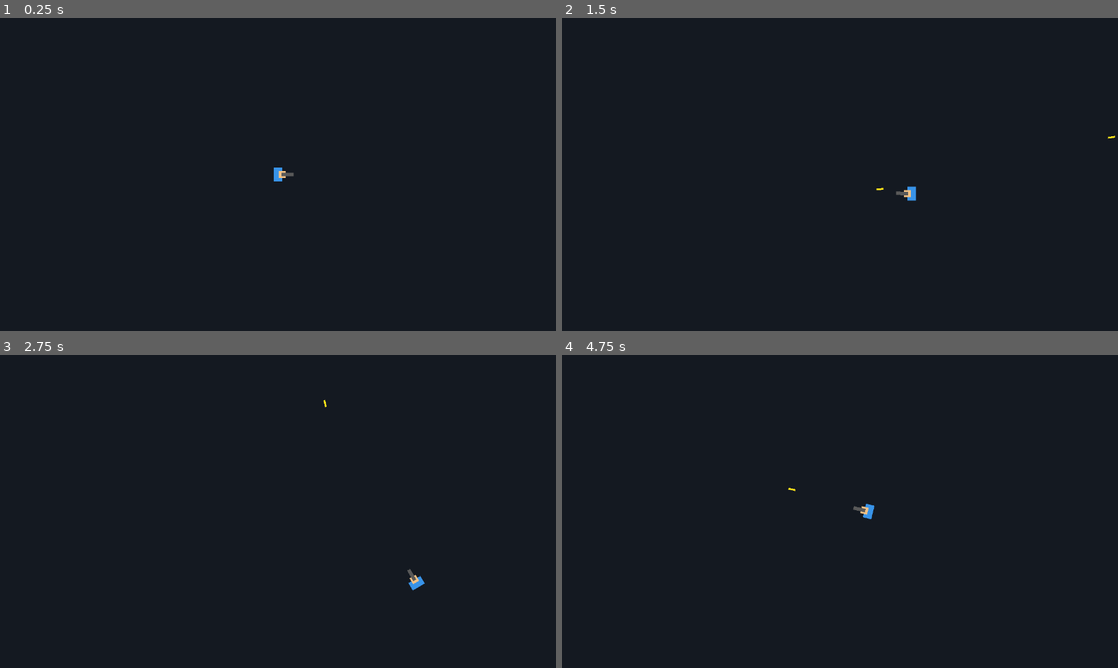
Above: before the commit, frames 1-4 (two rows, left to right).
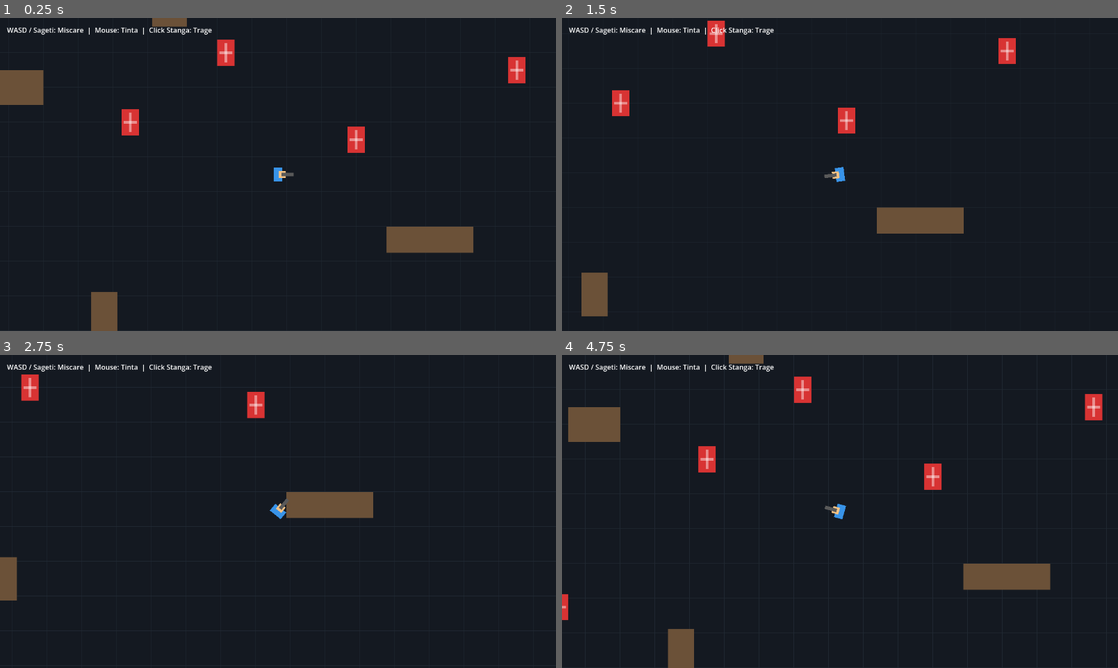
Above: after the commit, the same moments.

Repository: BosRegele/rustyrodut
Game: Godot game, scene res://main.tscn
The game is run twice, just before and just after one commit, with the same random seed, the same clock (stepped at 60 frames per second) and the same inputs. The project has no main scene, so this scene is started directly.
Inputs (mouse positions are in pixels of both pictures, inside the frame that each line leads up to):
- Up to frame 1 (0.25 s): no input
- Up to frame 2 (1.5 s): tap Enter at 0.5 s; move the mouse to (962, 158) at 0.52 s; hold Right (ui_right) 0.53-1.28 s; click (962, 158) at 0.67 s; move the mouse to (728, 190) at 1.27 s; hold Down (ui_down) from 1.28 s (still down); click (728, 190) at 1.42 s
- Up to frame 3 (2.75 s): move the mouse to (333, 442) at 2.02 s; release Down (ui_down) at 2.03 s; hold Right (ui_right) from 2.03 s (still down); click (333, 442) at 2.17 s
- Up to frame 4 (4.75 s): move the mouse to (812, 574) at 2.77 s; release Right (ui_right) at 2.78 s; hold Up (ui_up) 2.78-3.53 s; click (812, 574) at 2.92 s; move the mouse to (1006, 558) at 3.52 s; hold Left (ui_left) from 3.53 s (still down); click (1006, 558) at 3.67 s; move the mouse to (673, 464) at 4.27 s; click (673, 464) at 4.42 s

The runs differ from the first frame. In frame 1, 4.3% of the frame differs, in the area x 0-95%, y 0-100%; in frame 2, 3.5%; in frame 3, 2.8%; in frame 4, 4.8%, in the area x 0-98%, y 0-100%.

Commit message:
Add full test scene with camera, obstacles, destructible targets
- main.tscn: 3000x2000 world, grid background, 4 walls, 4 obstacles, 8 targets, HUD with controls
- target.tscn/gd: StaticBody2D with 3 HP, changes color red->orange->yellow before destroying
- bullet.gd: detects collision with targets and walls, calls hit() then self-destructs
- player.tscn: added Camera2D with world limits, fixed collision layers
- Collision layers: player=1, walls/obstacles=2, targets=4, bullets=8 (mask=6)

Co-Authored-By: Claude Sonnet 4.6 <noreply@anthropic.com>

Diff:
--- a/bullet.gd
+++ b/bullet.gd
@@ -1,8 +1,16 @@
 extends Area2D
 
 const SPEED := 700.0
+
+func _ready() -> void:
+	body_entered.connect(_on_body_entered)
 
 func _process(delta: float) -> void:
 	position += Vector2(cos(rotation), sin(rotation)) * SPEED * delta
 	if not get_viewport_rect().grow(200.0).has_point(global_position):
 		queue_free()
+
+func _on_body_entered(body: Node) -> void:
+	if body.has_method("hit"):
+		body.hit()
+	queue_free()
--- a/bullet.tscn
+++ b/bullet.tscn
@@ -6,6 +6,8 @@
 radius = 4.0
 
 [node name="Bullet" type="Area2D"]
+collision_layer = 8
+collision_mask = 6
 script = ExtResource("1")
 
 [node name="CollisionShape2D" type="CollisionShape2D" parent="."]
--- /dev/null
+++ b/main.gd
@@ -0,0 +1,12 @@
+extends Node2D
+
+const WORLD_W := 3000
+const WORLD_H := 2000
+const GRID := 80
+
+func _draw() -> void:
+	draw_rect(Rect2(0, 0, WORLD_W, WORLD_H), Color(0.08, 0.1, 0.13))
+	for x in range(0, WORLD_W + 1, GRID):
+		draw_line(Vector2(x, 0), Vector2(x, WORLD_H), Color(0.13, 0.16, 0.2), 1.0)
+	for y in range(0, WORLD_H + 1, GRID):
+		draw_line(Vector2(0, y), Vector2(WORLD_W, y), Color(0.13, 0.16, 0.2), 1.0)
--- a/main.tscn
+++ b/main.tscn
@@ -1,8 +1,156 @@
-[gd_scene load_steps=2 format=3]
+[gd_scene load_steps=10 format=3]
 
-[ext_resource type="PackedScene" path="res://player.tscn" id="1"]
+[ext_resource type="Script" path="res://main.gd" id="1_main"]
+[ext_resource type="PackedScene" path="res://player.tscn" id="2_player"]
+[ext_resource type="PackedScene" path="res://target.tscn" id="3_target"]
+
+[sub_resource type="RectangleShape2D" id="1_wall_h"]
+size = Vector2(3000, 40)
+
+[sub_resource type="RectangleShape2D" id="2_wall_v"]
+size = Vector2(40, 2000)
+
+[sub_resource type="RectangleShape2D" id="3_obs1"]
+size = Vector2(120, 80)
+
+[sub_resource type="RectangleShape2D" id="4_obs2"]
+size = Vector2(80, 120)
+
+[sub_resource type="RectangleShape2D" id="5_obs3"]
+size = Vector2(200, 60)
+
+[sub_resource type="RectangleShape2D" id="6_obs4"]
+size = Vector2(60, 100)
 
 [node name="Main" type="Node2D"]
+script = ExtResource("1_main")
 
-[node name="Player" parent="." instance=ExtResource("1")]
-position = Vector2(640, 360)
+[node name="Walls" type="Node2D" parent="."]
+
+[node name="WallTop" type="StaticBody2D" parent="Walls"]
+collision_layer = 2
+position = Vector2(1500, 20)
+
+[node name="CollisionShape2D" type="CollisionShape2D" parent="Walls/WallTop"]
+shape = SubResource("1_wall_h")
+
+[node name="Visual" type="Polygon2D" parent="Walls/WallTop"]
+polygon = PackedVector2Array(-1500, -20, 1500, -20, 1500, 20, -1500, 20)
+color = Color(0.38, 0.43, 0.48, 1)
+
+[node name="WallBottom" type="StaticBody2D" parent="Walls"]
+collision_layer = 2
+position = Vector2(1500, 1980)
+
+[node name="CollisionShape2D" type="CollisionShape2D" parent="Walls/WallBottom"]
+shape = SubResource("1_wall_h")
+
+[node name="Visual" type="Polygon2D" parent="Walls/WallBottom"]
+polygon = PackedVector2Array(-1500, -20, 1500, -20, 1500, 20, -1500, 20)
+color = Color(0.38, 0.43, 0.48, 1)
+
+[node name="WallLeft" type="StaticBody2D" parent="Walls"]
+collision_layer = 2
+position = Vector2(20, 1000)
+
+[node name="CollisionShape2D" type="CollisionShape2D" parent="Walls/WallLeft"]
+shape = SubResource("2_wall_v")
+
+[node name="Visual" type="Polygon2D" parent="Walls/WallLeft"]
+polygon = PackedVector2Array(-20, -1000, 20, -1000, 20, 1000, -20, 1000)
+color = Color(0.38, 0.43, 0.48, 1)
+
+[node name="WallRight" type="StaticBody2D" parent="Walls"]
+collision_layer = 2
+position = Vector2(2980, 1000)
+
+[node name="CollisionShape2D" type="CollisionShape2D" parent="Walls/WallRight"]
+shape = SubResource("2_wall_v")
+
+[node name="Visual" type="Polygon2D" parent="Walls/WallRight"]
+polygon = PackedVector2Array(-20, -1000, 20, -1000, 20, 1000, -20, 1000)
+color = Color(0.38, 0.43, 0.48, 1)
+
+[node name="Obstacles" type="Node2D" parent="."]
+
+[node name="Obs1" type="StaticBody2D" parent="Obstacles"]
+collision_layer = 2
+position = Vector2(900, 800)
+
+[node name="CollisionShape2D" type="CollisionShape2D" parent="Obstacles/Obs1"]
+shape = SubResource("3_obs1")
+
+[node name="Visual" type="Polygon2D" parent="Obstacles/Obs1"]
+polygon = PackedVector2Array(-60, -40, 60, -40, 60, 40, -60, 40)
+color = Color(0.42, 0.32, 0.22, 1)
+
+[node name="Obs2" type="StaticBody2D" parent="Obstacles"]
+collision_layer = 2
+position = Vector2(1250, 600)
+
+[node name="CollisionShape2D" type="CollisionShape2D" parent="Obstacles/Obs2"]
+shape = SubResource("4_obs2")
+
+[node name="Visual" type="Polygon2D" parent="Obstacles/Obs2"]
+polygon = PackedVector2Array(-40, -60, 40, -60, 40, 60, -40, 60)
+color = Color(0.42, 0.32, 0.22, 1)
+
+[node name="Obs3" type="StaticBody2D" parent="Obstacles"]
+collision_layer = 2
+position = Vector2(1850, 1150)
+
+[node name="CollisionShape2D" type="CollisionShape2D" parent="Obstacles/Obs3"]
+shape = SubResource("5_obs3")
+
+[node name="Visual" type="Polygon2D" parent="Obstacles/Obs3"]
+polygon = PackedVector2Array(-100, -30, 100, -30, 100, 30, -100, 30)
+color = Color(0.42, 0.32, 0.22, 1)
+
+[node name="Obs4" type="StaticBody2D" parent="Obstacles"]
+collision_layer = 2
+position = Vector2(1100, 1320)
+
+[node name="CollisionShape2D" type="CollisionShape2D" parent="Obstacles/Obs4"]
+shape = SubResource("6_obs4")
+
+[node name="Visual" type="Polygon2D" parent="Obstacles/Obs4"]
+polygon = PackedVector2Array(-30, -50, 30, -50, 30, 50, -30, 50)
+color = Color(0.42, 0.32, 0.22, 1)
+
+[node name="Targets" type="Node2D" parent="."]
+
+[node name="Target1" parent="Targets" instance=ExtResource("3_target")]
+position = Vector2(700, 700)
+
+[node name="Target2" parent="Targets" instance=ExtResource("3_target")]
+position = Vector2(1050, 450)
+
+[node name="Target3" parent="Targets" instance=ExtResource("3_target")]
+position = Vector2(1380, 720)
+
+[node name="Target4" parent="Targets" instance=ExtResource("3_target")]
+position = Vector2(1720, 520)
+
+[node name="Target5" parent="Targets" instance=ExtResource("3_target")]
+position = Vector2(820, 1220)
+
+[node name="Target6" parent="Targets" instance=ExtResource("3_target")]
+position = Vector2(1160, 880)
+
+[node name="Target7" parent="Targets" instance=ExtResource("3_target")]
+position = Vector2(1680, 920)
+
+[node name="Target8" parent="Targets" instance=ExtResource("3_target")]
+position = Vector2(2050, 760)
+
+[node name="Player" parent="." instance=ExtResource("2_player")]
+position = Vector2(1500, 1000)
+
+[node name="HUD" type="CanvasLayer" parent="."]
+
+[node name="Controls" type="Label" parent="HUD"]
+offset_left = 16.0
+offset_top = 16.0
+offset_right = 680.0
+offset_bottom = 44.0
+text = "WASD / Sageti: Miscare  |  Mouse: Tinta  |  Click Stanga: Trage"
--- a/player.tscn
+++ b/player.tscn
@@ -8,6 +8,8 @@
 height = 40.0
 
 [node name="Player" type="CharacterBody2D"]
+collision_layer = 1
+collision_mask = 2
 script = ExtResource("1")
 
 [node name="CollisionShape2D" type="CollisionShape2D" parent="."]
@@ -29,3 +31,9 @@
 
 [node name="Weapon" parent="." instance=ExtResource("2")]
 position = Vector2(8, 0)
+
+[node name="Camera2D" type="Camera2D" parent="."]
+limit_left = 0
+limit_top = 0
+limit_right = 3000
+limit_bottom = 2000
--- a/project.godot
+++ b/project.godot
@@ -1,19 +1,19 @@
 ; Engine configuration file.
 ; It's best edited using the editor UI and not directly,
-; since the parameters that go here are not all documented.
+; since the parameters that go here are not all obvious.
 ;
 ; Format:
-;    [section] ; section goes between []
-;    param=value ; assign values to parameters
+;   [section] ; section goes between []
+;   param=value ; assign values to parameters
 
 config_version=5
 
 [application]
 
 config/name="RustyRodut"
-config/run/main_scene="res://main.tscn"
 config/features=PackedStringArray("4.6", "Forward Plus")
 config/icon="res://icon.svg"
+config/run/main_scene="res://main.tscn"
 
 [display]
 
--- /dev/null
+++ b/target.gd
@@ -0,0 +1,12 @@
+extends StaticBody2D
+
+var health := 3
+
+@onready var visual: Polygon2D = $Visual
+
+func hit() -> void:
+	health -= 1
+	match health:
+		2: visual.color = Color(0.85, 0.45, 0.1, 1)
+		1: visual.color = Color(0.85, 0.75, 0.1, 1)
+		0: queue_free()
--- /dev/null
+++ b/target.tscn
@@ -0,0 +1,25 @@
+[gd_scene load_steps=3 format=3]
+
+[ext_resource type="Script" path="res://target.gd" id="1"]
+
+[sub_resource type="RectangleShape2D" id="RectangleShape2D_1"]
+size = Vector2(40, 60)
+
+[node name="Target" type="StaticBody2D"]
+collision_layer = 4
+script = ExtResource("1")
+
+[node name="CollisionShape2D" type="CollisionShape2D" parent="."]
+shape = SubResource("RectangleShape2D_1")
+
+[node name="Visual" type="Polygon2D" parent="."]
+polygon = PackedVector2Array(-20, -30, 20, -30, 20, 30, -20, 30)
+color = Color(0.85, 0.2, 0.2, 1)
+
+[node name="CrossH" type="Polygon2D" parent="."]
+polygon = PackedVector2Array(-15, -3, 15, -3, 15, 3, -15, 3)
+color = Color(1, 1, 1, 0.45)
+
+[node name="CrossV" type="Polygon2D" parent="."]
+polygon = PackedVector2Array(-3, -22, 3, -22, 3, 22, -3, 22)
+color = Color(1, 1, 1, 0.45)
Not shown, added: bullet.gd.uid
Not shown, added: main.gd.uid
Not shown, added: player.gd.uid
Not shown, added: target.gd.uid
Not shown, added: weapon.gd.uid
